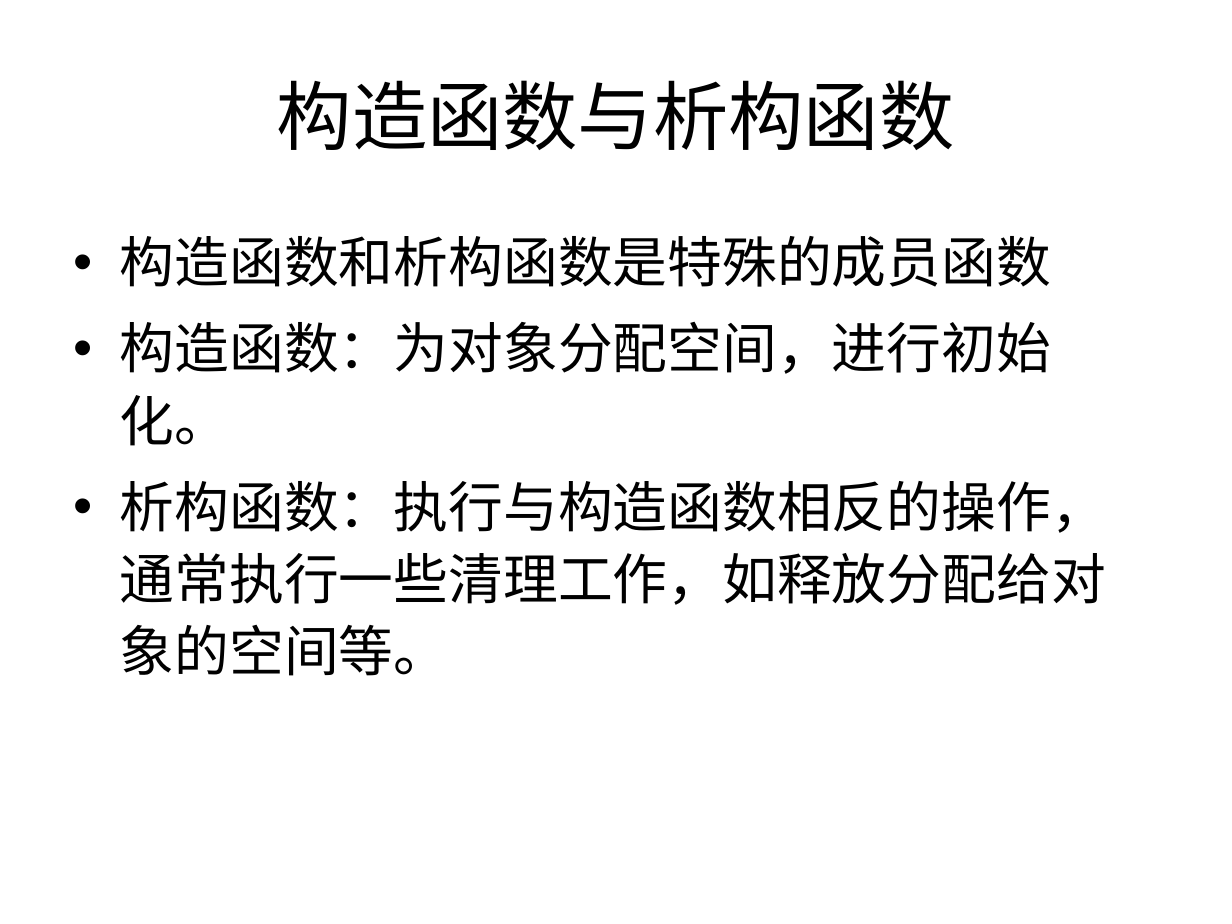
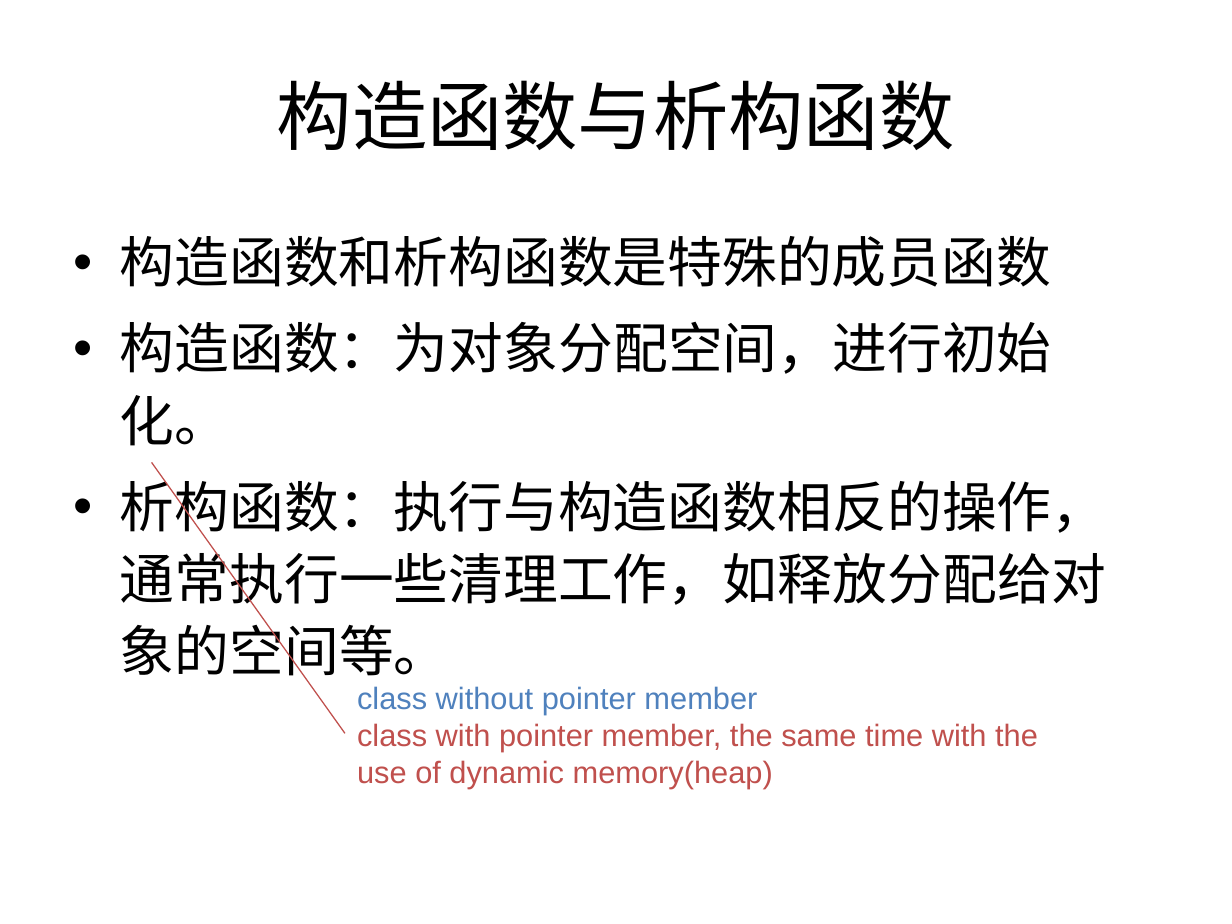
Before and after one commit to wwuhn/wwuhn.github.io, a slide deck: slide 46 of bookspcClassic/C++程序设计翁惠玉/10创建功能更强的类型.ppt. Drawn at 1232x924 pixels with LibreOffice and Linux fonts; fonts in the diff are those of the drawing. Boxes give left, top, right and bottom in pixels: in the first picture for what was removed or moved away, otherwise in the second. Text is boxed around its words. In the diff, an @@ line names an element or a change of style, - is before the commit and + after.

```diff
--- a/bookspcClassic/C++程序设计翁惠玉/10创建功能更强的类型.ppt
+++ b/bookspcClassic/C++程序设计翁惠玉/10创建功能更强的类型.ppt
@@ line added from (345, 733) to (152, 462), #C0504D 0.74 pt @@
@@ text added at bbox=[357, 686, 1038, 789], 18 pt, text #C0504D @@
+class without pointer member
+class with pointer member, the same time with the use of dynamic memory(heap)
```
Also in this commit, not shown: 47 other slides changed, 10 other files.
